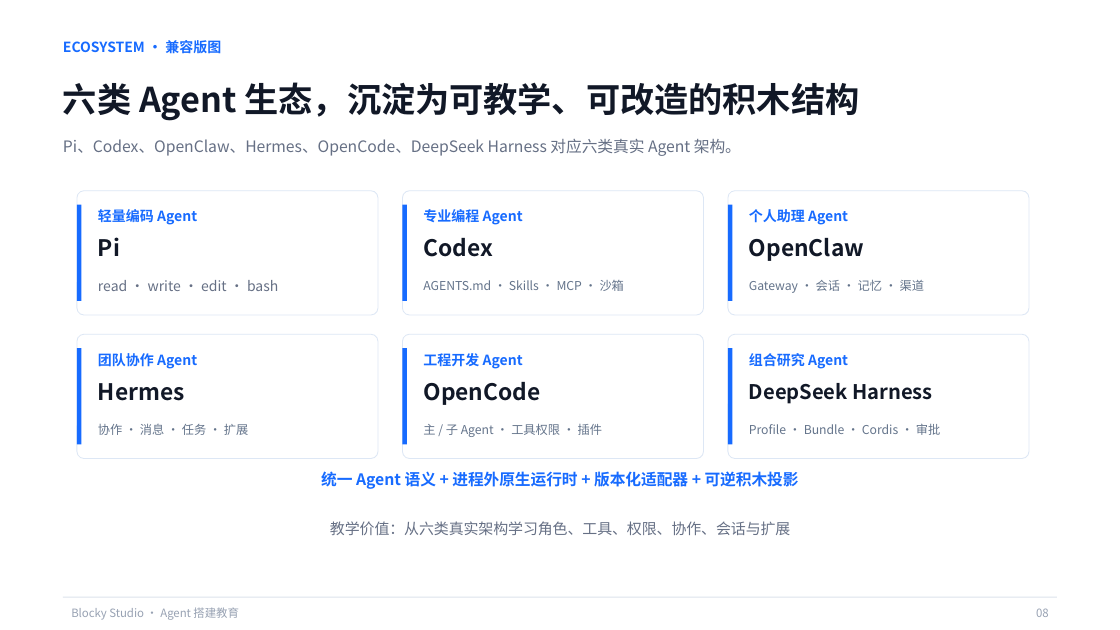
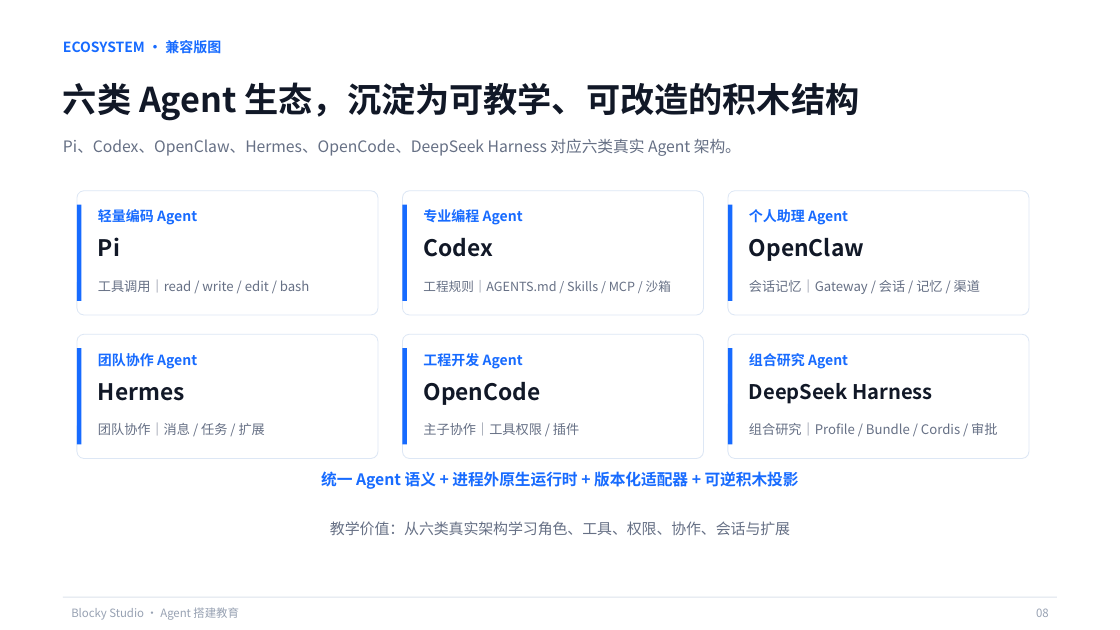
Before and after one commit to q2955161835-debug/Blocky-AI, a slide deck: slide 8 of PPT与商业计划书/Blocky-Studio-息壤杯-AI+教育.pptx. Drawn at 1120x630 pixels with LibreOffice and Linux fonts; fonts in the diff are those of the drawing. Boxes give left, top, right and bottom in pixels: in the first picture for what was removed or moved away, otherwise in the second. Text is boxed around its words. In the diff, an @@ line names an element or a change of style, - is before the commit and + after.

```diff
--- a/PPT与商业计划书/Blocky-Studio-息壤杯-AI+教育.pptx
+++ b/PPT与商业计划书/Blocky-Studio-息壤杯-AI+教育.pptx
@@ text at bbox=[98, 280, 310, 292]: text changed; size 12 to 11.2 pt @@
-read · write · edit · bash
+工具调用｜read / write / edit / bash
@@ text at bbox=[423, 280, 671, 292]: text changed; size 10.5 to 10.8 pt; text colour #64748B to #667085 @@
-AGENTS.md · Skills · MCP · 沙箱
+工程规则｜AGENTS.md / Skills / MCP / 沙箱
@@ text at bbox=[749, 280, 980, 294]: text changed; size 10.5 to 11.2 pt; text colour #64748B to #667085 @@
-Gateway · 会话 · 记忆 · 渠道
+会话记忆｜Gateway / 会话 / 记忆 / 渠道
@@ text at bbox=[98, 423, 265, 435]: text changed; size 10.5 to 11.2 pt; text colour #64748B to #667085 @@
-协作 · 消息 · 任务 · 扩展
+团队协作｜消息 / 任务 / 扩展
@@ text at bbox=[423, 422, 579, 436]: text changed; size 10.5 to 11.2 pt; text colour #64748B to #667085 @@
-主 / 子 Agent · 工具权限 · 插件
+主子协作｜工具权限 / 插件
@@ text at bbox=[749, 423, 997, 435]: text changed; size 10.5 to 11.2 pt; text colour #64748B to #667085 @@
-Profile · Bundle · Cordis · 审批
+组合研究｜Profile / Bundle / Cordis / 审批
```
Also in this commit, not shown: 9 other slides changed, 1 other file.
